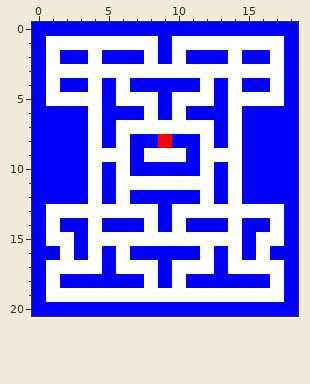
Two versions of one pixel-art sprite, res/map.png. The picture above is the old version.
The file is 19x21 pixels.
Once edited:
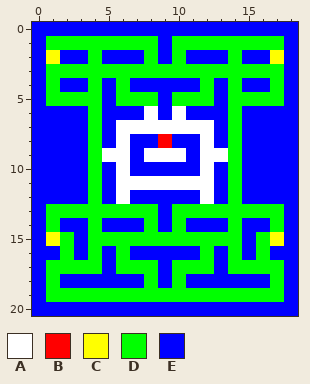
Palette (. is transparent): A #ffffff  B #ff0000  C #ffff00  D #00ff00  E #0000ff
From old to new:
@@ x 0..18 @@
  0 EEEEEEEEEEEEEEEEEEE
- 1 EAAAAAAAAEAAAAAAAAE
- 2 EAEEAEEEAEAEEEAEEAE
- 3 EAAAAAAAAAAAAAAAAAE
- 4 EAEEAEAEEEEEAEAEEAE
- 5 EAAAAEAAAEAAAEAAAAE
- 6 EEEEAEEEAEAEEEAEEEE
- 7 EEEEAEAAAAAAAEAEEEE
- 8 EEEEAEAEEBEEAEAEEEE
- 9 EEEEAAAEAAAEAAAEEEE
-10 EEEEAEAEEEEEAEAEEEE
-11 EEEEAEAAAAAAAEAEEEE
-12 EEEEAEAEEEEEAEAEEEE
-13 EAAAAAAAAEAAAAAAAAE
-14 EAEEAEEEAEAEEEAEEAE
-15 EAAEAAAAAAAAAAAEAAE
-16 EEAEAEAEEEEEAEAEAEE
-17 EAAAAEAAAEAAAEAAAAE
-18 EAEEEEEEAEAEEEEEEAE
-19 EAAAAAAAAAAAAAAAAAE
+ 1 EDDDDDDDDEDDDDDDDDE
+ 2 ECEEDEEEDEDEEEDEECE
+ 3 EDDDDDDDDDDDDDDDDDE
+ 4 EDEEDEDEEEEEDEDEEDE
+ 5 EDDDDEDDDEDDDEDDDDE
+ 6 EEEEDEEEAEAEEEDEEEE
+ 7 EEEEDEAAAAAAAEDEEEE
+ 8 EEEEDEAEEBEEAEDEEEE
+ 9 EEEEDAAEAAAEAADEEEE
+10 EEEEDEAEEEEEAEDEEEE
+11 EEEEDEAAAAAAAEDEEEE
+12 EEEEDEAEEEEEAEDEEEE
+13 EDDDDDDDDEDDDDDDDDE
+14 EDEEDEEEDEDEEEDEEDE
+15 ECDEDDDDDDDDDDDEDCE
+16 EEDEDEDEEEEEDEDEDEE
+17 EDDDDEDDDEDDDEDDDDE
+18 EDEEEEEEDEDEEEEEEDE
+19 EDDDDDDDDDDDDDDDDDE
 20 EEEEEEEEEEEEEEEEEEE
Changed places in both pictures, as pixel boxes (x1, y1, x2, y2):
changed: (46, 36, 284, 302)
